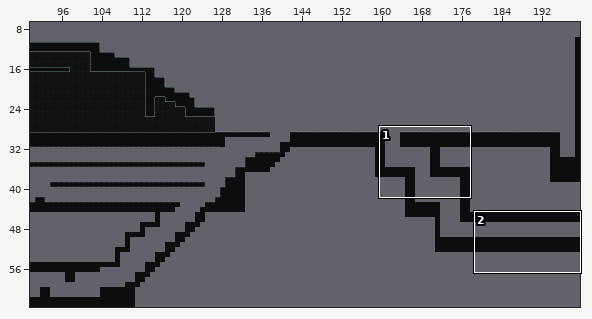
Tiled map -- loopopera/assets/src/level.tmx. The first picture is a wide view before the edit; the outline marks the close-up.
Close-up. First the earlier version:
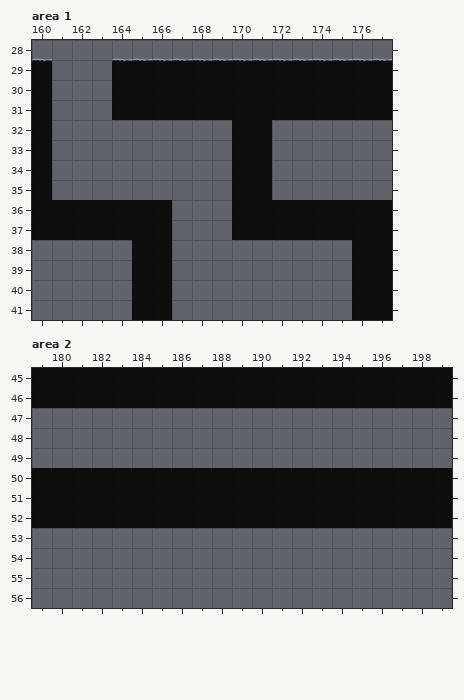
Cells are 50x50 px. Shown: area 1 x 160..177, y 28..41; area 2 x 179..199, y 45..56. The commit also changed other parts of the map, which this record leaves out.
And afterwards:
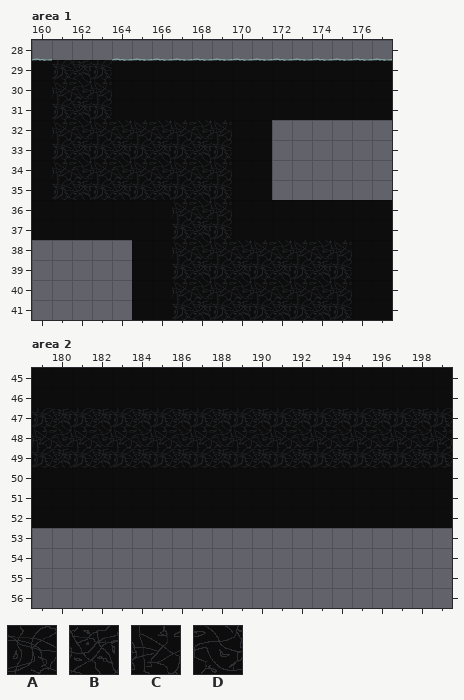
Key: from "tiles": A 50, B 51, C 60, D 61.
_ is an empty cell, . an unchanged one.
Change:
--- layer "Copy of Tile Layer 1", area 1
@@ x 161..175 @@
-29 ___............
-30 ___............
-31 ___............
-32 _________......
-33 _________......
-34 _________......
-35 _________......
-36 ......___......
-37 ......___......
-38 ......_________
-39 ......_________
-40 ......_________
-41 ......_________
+29 ABA............
+30 CDC............
+31 ABA............
+32 CDCDCDCDC......
+33 ABABABABA......
+34 CDCDCDCDC......
+35 ABABABABA......
+36 ......CDC......
+37 ......ABA......
+38 ......CDCDCDCDC
+39 ......ABABABABA
+40 ......CDCDCDCDC
+41 ......ABABABABA
--- layer "Copy of Tile Layer 1", area 2
@@ x 179..199 @@
-47 _____________________
-48 _____________________
-49 _____________________
+47 ABABABABABABABABABABA
+48 CDCDCDCDCDCDCDCDCDCDC
+49 ABABABABABABABABABABA
Changed places in both close-ups, as pixel boxes (x1, y1, x2, y2):
added: (52, 60, 352, 320)
added: (32, 408, 452, 468)
